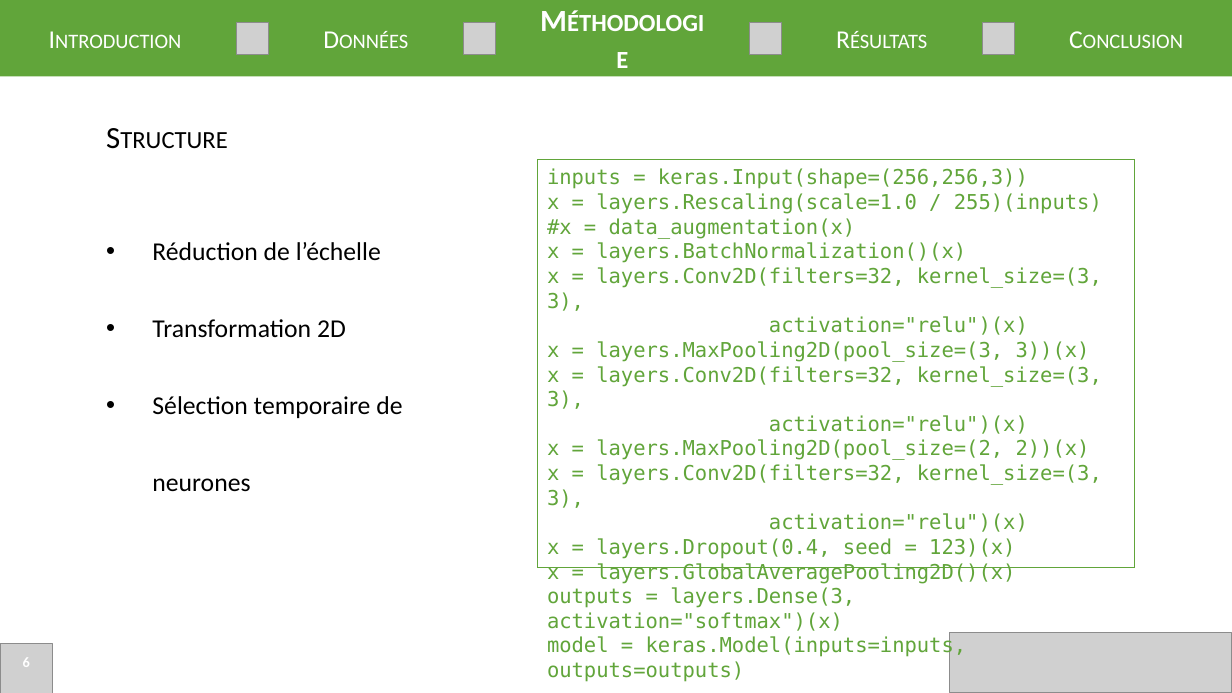
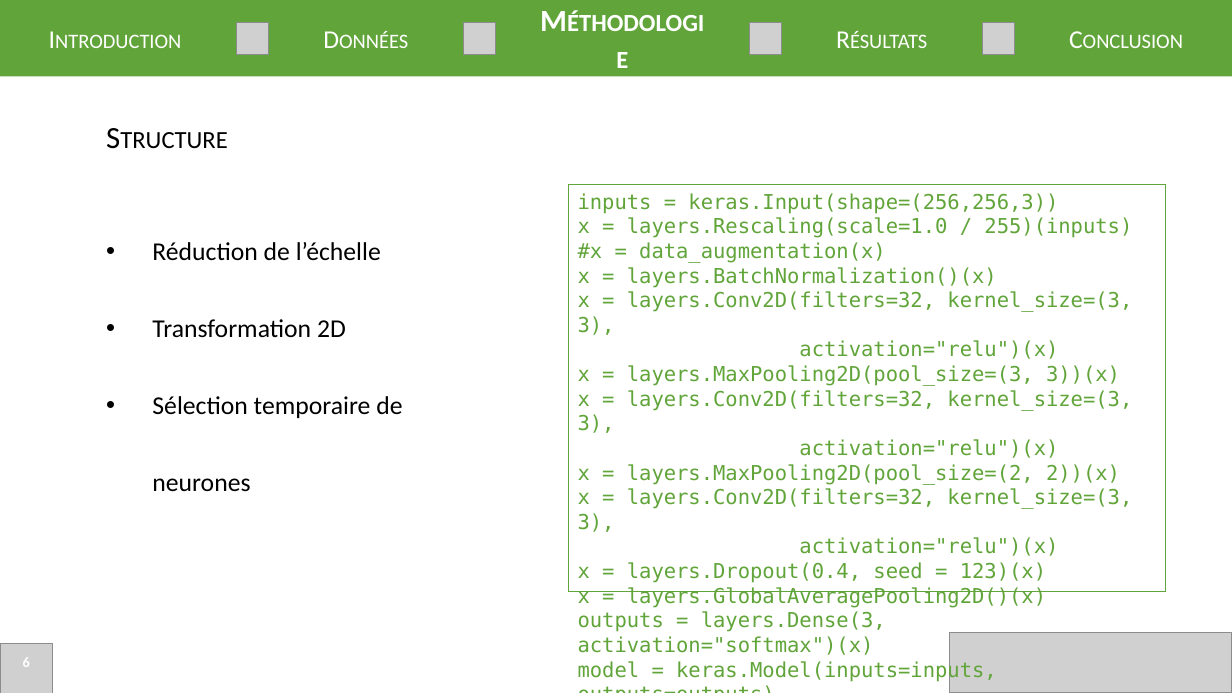
Before and after one commit to Easill/ML_photo, a slide deck: slide 6 of presentation.pptx. Drawn at 1232x693 pixels with LibreOffice and Linux fonts; fonts in the diff are those of the drawing; grey boxes stand for pictures. Boxes give left, top, right and bottom in pixels: in the first picture for what was removed or moved away, otherwise in the second. Text is boxed around its words. In the diff, an @@ line names an element or a change of style, - is before the commit and + after.

```diff
--- a/presentation.pptx
+++ b/presentation.pptx
@@ rectangle "inputs = keras.Input(shape=(256,256,3))": place and size @@
-rectangle "inputs = keras.Input(shape=(256,256,3))" at [538, 160, 1135, 567]
+rectangle "inputs = keras.Input(shape=(256,256,3))" at [568, 184, 1165, 592]
```
Also in this commit, not shown: 6 other slides changed, 7 other files.
